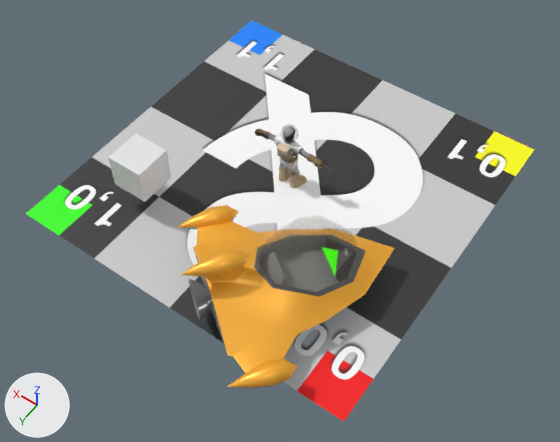
One commit to the glTF model test/omnidude.glb: the scene before it, then after it.
Both versions are drawn from a 50 mm lens placed at (-3.55, 5.16, 7.2), pointed at (-0.34, 0.66, 0.14). The axes (+X, +Y, +Z) are drawn at lower left. The lights are the same throughout. Where no turn or scale is listed for an object, it has been applied to the vertices.

The first picture shows 'Cockpit', 'Cube', 'Hull', 'ground'.
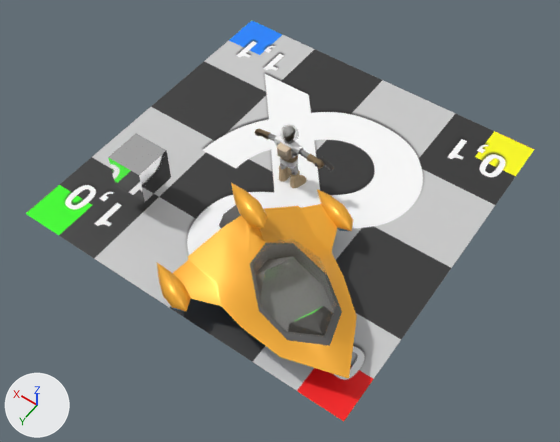
ob_scout is not drawn itself; it is the parent of ob_hull.

Changed parts and their boxes [x1, y1, x2, y2] in the pictures (560 x 442 px):
'Hull', turned
    before: [178, 205, 395, 388]
    after: [157, 183, 357, 378]
'Cockpit', turned
    before: [257, 216, 359, 293]
    after: [252, 239, 338, 338]
'Cube', recoloured
    both: [108, 134, 171, 202]

The change in detail:
Material 'Material.001' (mat_material_001) is new.
Its base color is (0.8, 0.8, 0.8) (white #e7e7e7).
Its metallic is 1.0.
Its roughness is 0.0546.
me_cube_001 has 8 vertices, 12 faces and spans x -0.23..0.23, y -0.23..0.23, z -0.23..0.23.
me_cube_001 now uses material mat_material_001 (white #e7e7e7).
Object 'scout' (ob_scout) turns from (0, 0, -36) to (0, 0, -114) degrees about x, y and z.
